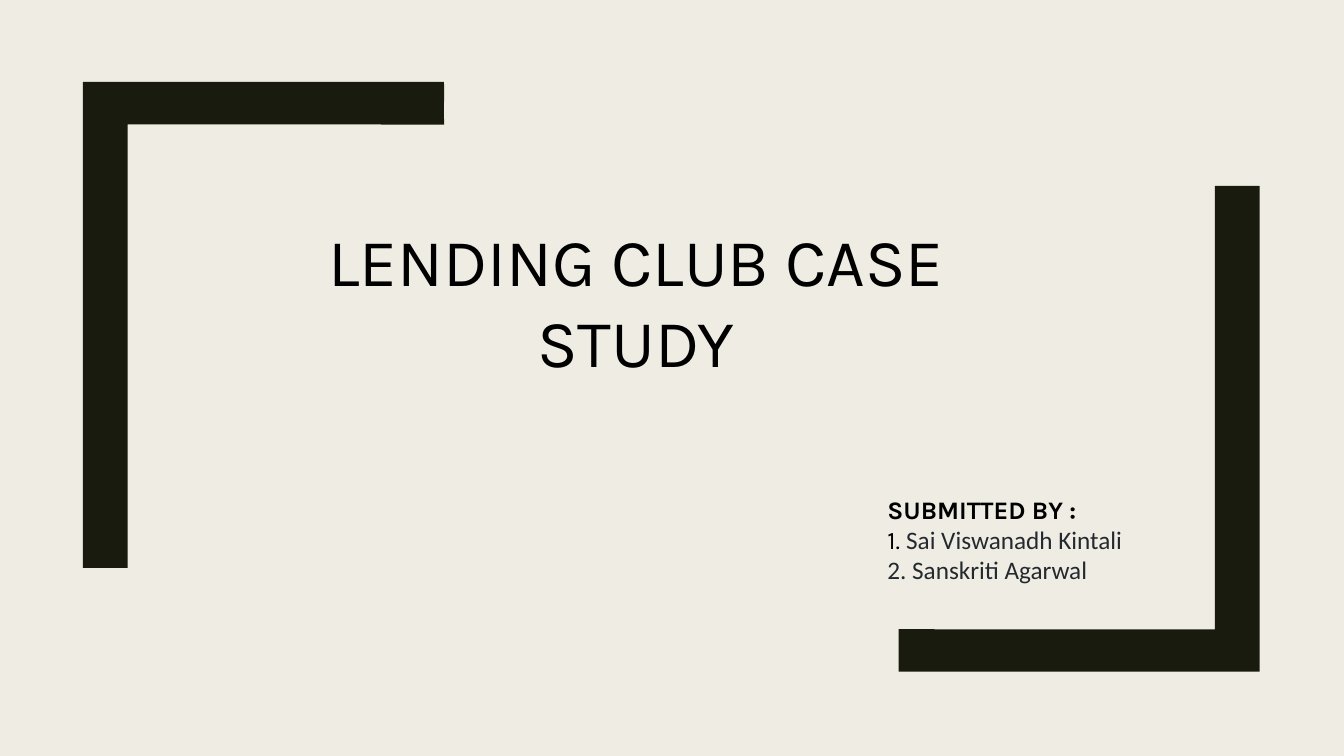
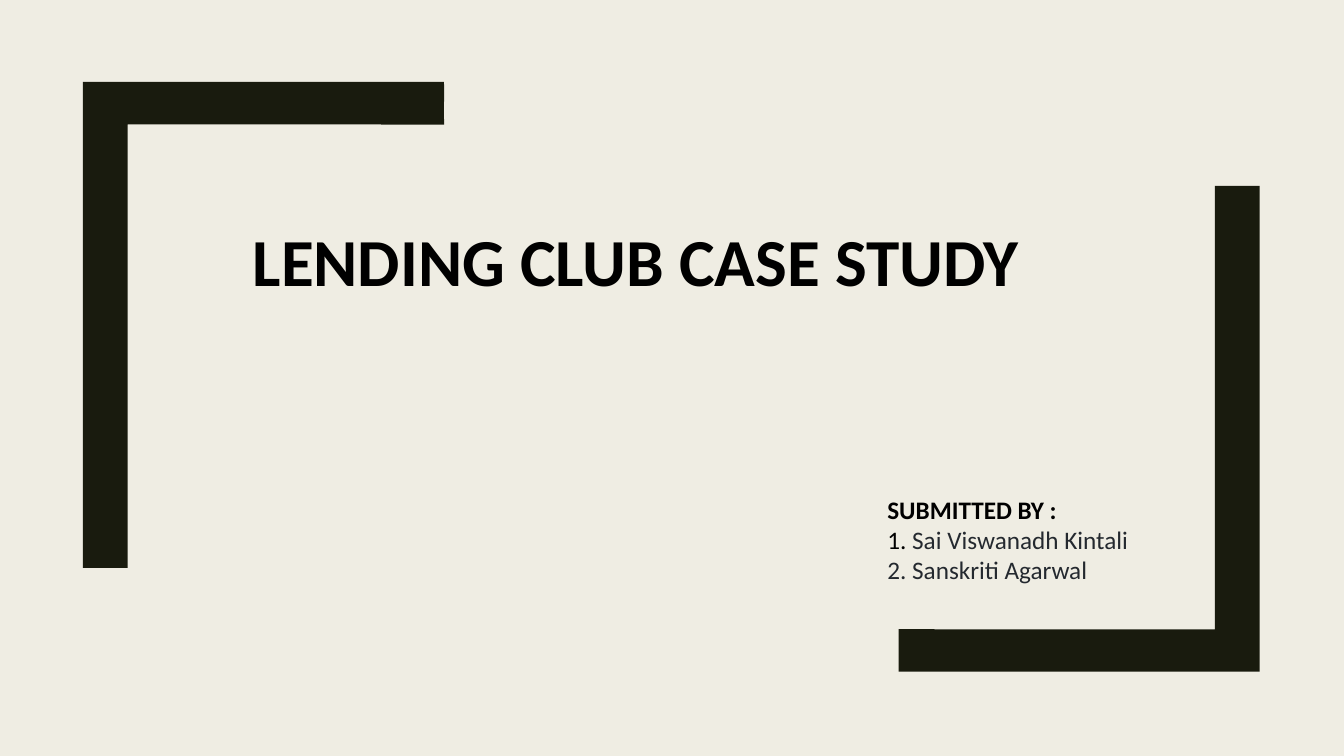
Before and after one commit to SaiViswanadhKintali/Lending-Club, a slide deck: slide 1 of Lending_Club_Case_Study.pptx. Drawn at 1344x756 pixels with LibreOffice and Linux fonts; fonts in the diff are those of the drawing. Boxes give left, top, right and bottom in pixels: in the first picture for what was removed or moved away, otherwise in the second. Text is boxed around its words. In the diff, an @@ line names an element or a change of style, - is before the commit and + after.

```diff
--- a/Lending_Club_Case_Study.pptx
+++ b/Lending_Club_Case_Study.pptx
@@ text "LENDING CLUB CASE STUDY" at <box>253,242,1019,287</box>: font Karla to Calibri, bold on @@
@@ text at <box>887,502,1128,549</box>: font Karla to Calibri in "SUBMITTED BY :", "1." @@
```
Also in this commit, not shown: 8 other slides changed, 1 slide added, 3 other files.
